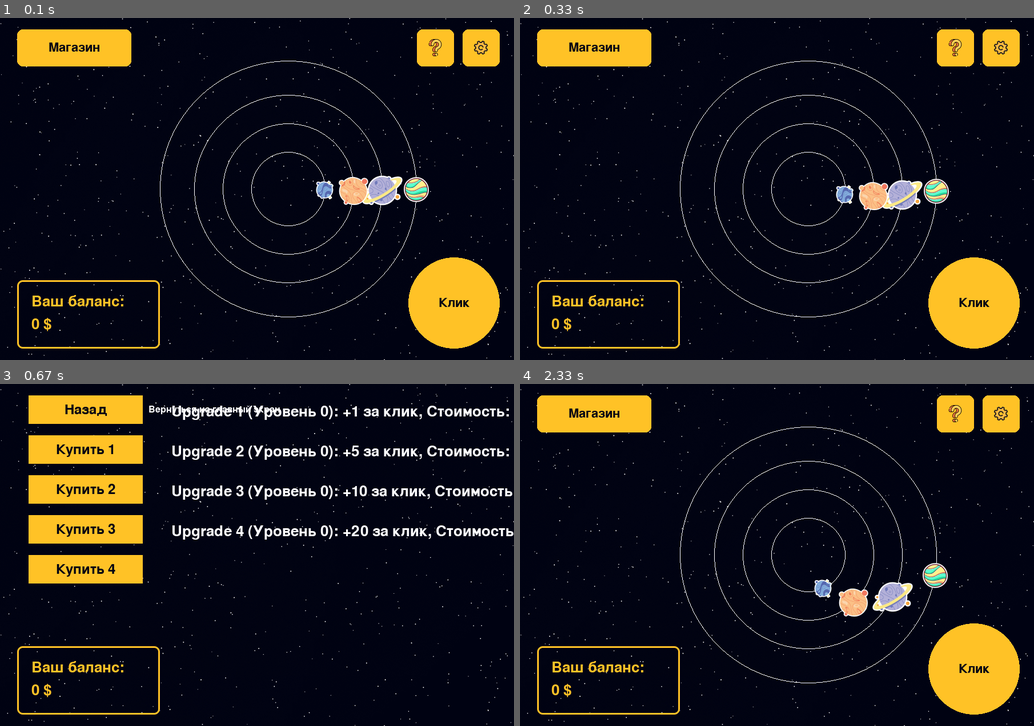
Above: before the commit, frames 1-4 (two rows, left to right).
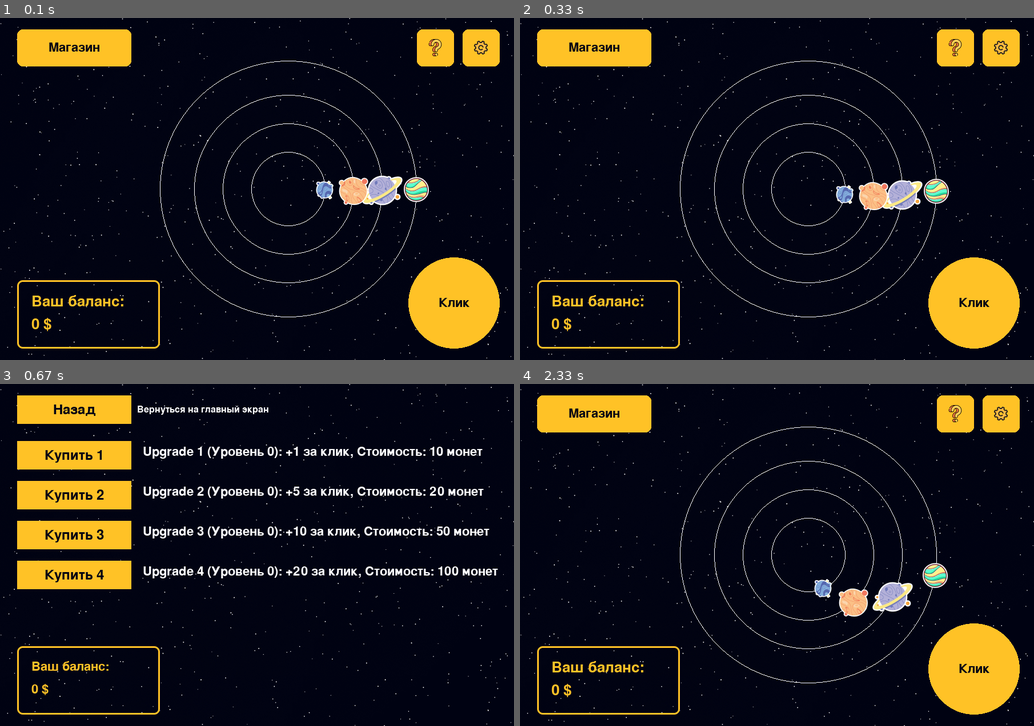
Above: after the commit, the same moments.

Repository: impanikaa/pygameProject
Game: pygame game, started from main.py
Same seed, same stepped clock (60 frames per second), same inputs: the game is played once before the commit and once after it.
Inputs:
- Up to frame 1 (0.1 s): no input
- Up to frame 2 (0.33 s): no input
- Up to frame 3 (0.67 s): click "Магазин" at 0.38 s
- Up to frame 4 (2.33 s): click "Купить 1" at 0.72 s; click "Назад" at 2.05 s

Frames 1-2 are identical in both runs. In frame 3, 12% of the frame differs, in the area x 3-100%, y 3-92%; in frame 4, nothing differs.

Commit message:
исправление магазина

Diff:
--- a/main.py
+++ b/main.py
@@ -38,6 +38,10 @@
         self.planet_screen_active = False
         self.selected_planet = None
         self.money = 0
+        self.shop = Shop()
+
+    def get_shop(self):
+        return self.shop
 
     def get_money(self):
         return self.money
@@ -400,12 +404,10 @@
             self.planet4_x - self.planet4_image.get_width() // 2,
             self.planet4_y - self.planet4_image.get_height() // 2))
 
-
         '''pygame.draw.rect(screen, white, self.planet_1_rect, 1)
         pygame.draw.rect(screen, white, self.planet_2_rect, 1)
         pygame.draw.rect(screen, white, self.planet_3_rect, 1)
         pygame.draw.rect(screen, white, self.planet_4_rect, 1)'''
-
 
 
 # Класс для кнопок в игре
@@ -472,11 +474,10 @@
             self.money += item.click_value
 
     def purchase_item(self, item_index):
-        if 0 <= item_index < len(self.items):
-            item = self.items[item_index]
-            if self.money >= item.cost:
-                self.money -= item.cost
-                item.upgrade()
+        shop = game_state.get_shop()
+        if game_state.get_money() >= shop.items[item_index].cost:
+            game_state.update_money(-shop.items[item_index].cost)
+            shop.purchase_item(item_index)
 
     def get_shop_info(self):
         shop_info = []
@@ -492,15 +493,17 @@
         super().__init__()
         self.shop = Shop()
         self.shop_buttons = [
-            Button(50, 90 + i * 70, 200, 50, vivid_orange, f"Купить {i+1}", "", action=lambda i=i: self.purchase_item(i))
+            Button(30, 100 + i * 70, 200, 50, vivid_orange, f"Купить {i + 1}", "",
+                   action=lambda i=i: self.purchase_item(i))
             for i in range(len(self.shop.items))
         ]
-        self.exit_button = Button(50, 20, 200, 50, vivid_orange, "Назад", "Вернуться на главный экран", action=self.go_back)
+        self.exit_button = Button(30, 20, 200, 50, vivid_orange, "Назад", "Вернуться на главный экран",
+                                  action=self.go_back)
 
         self.money_color = vivid_orange
         self.money_border_icon = pygame.image.load("data/border.png")
 
-        self.font = pygame.font.SysFont(None, 38)
+        self.font = pygame.font.SysFont(None, 32)
 
     def purchase_item(self, item_index):
         self.shop.purchase_item(item_index)
@@ -526,7 +529,7 @@
         screen.blit(self.money_border_icon, (30, height - 140))
         text_money = self.font.render("Ваш баланс:", True, vivid_orange)
         screen.blit(text_money, (55, height - 115))
-        display_score = self.font.render(f"{round(money, 2)} $", True, vivid_orange)
+        display_score = self.font.render(f"{round(game_state.get_money(), 2)} $", True, vivid_orange)
         screen.blit(display_score, (55, height - 75))
 
         for button in self.shop_buttons:
@@ -536,7 +539,7 @@
         shop_info = self.shop.get_shop_info()
         for i, info in enumerate(shop_info):
             text = self.font.render(info, True, white)
-            rect = text.get_rect(midleft=(300, 50 + i * 70))
+            rect = text.get_rect(midleft=(250, 120 + i * 70))
             screen.blit(text, rect)
 
 
